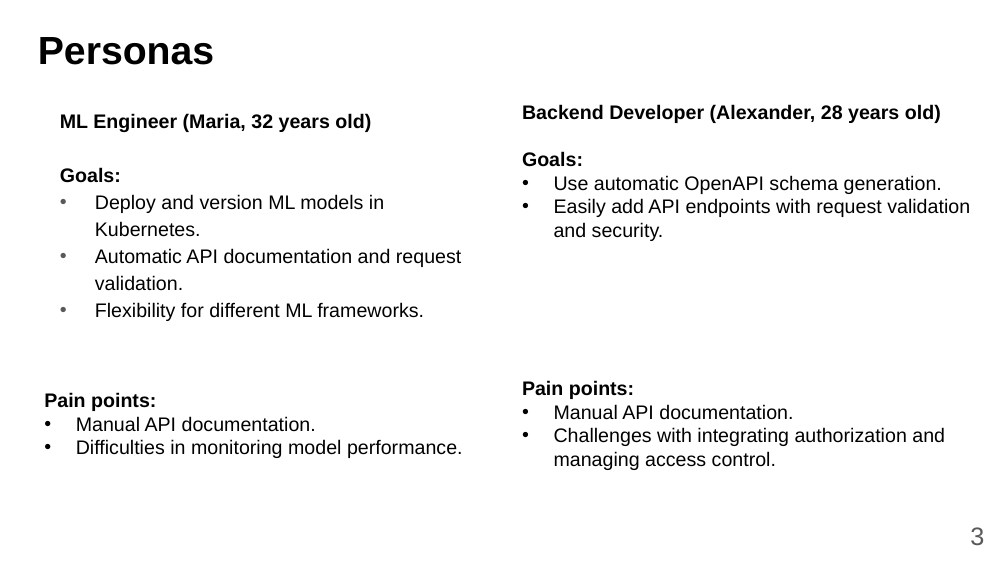
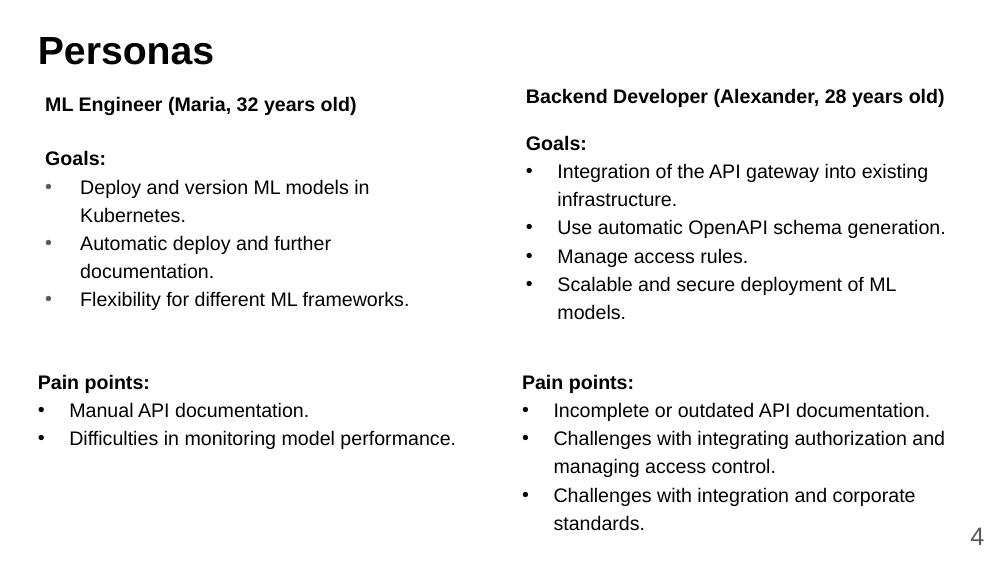
Before and after one commit to fanglores/Advanced-Software-Design, a slide deck: slide 4 of PracticeTasks/Final_Task/K8C_FinalTask1_(Task8).pptx (slide 3 before the commit). Drawn at 1008x567 pixels with LibreOffice and Linux fonts; fonts in the diff are those of the drawing. Boxes give left, top, right and bottom in pixels: in the first picture for what was removed or moved away, otherwise in the second. Text is boxed around its words. In the diff, an @@ line names an element or a change of style, - is before the commit and + after.

```diff
--- a/PracticeTasks/Final_Task/K8C_FinalTask1_(Task8).pptx
+++ b/PracticeTasks/Final_Task/K8C_FinalTask1_(Task8).pptx
@@ text "ML Engineer (Maria, 32 years ...": place and size @@
-text "ML Engineer (Maria, 32 years ..." at <box>60,113,461,321</box>
+text "ML Engineer (Maria, 32 years ..." at <box>45,96,410,310</box>
@@ text "Backend Developer (Alexander, 28 years ...": place and size @@
-text "Backend Developer (Alexander, 28 years ..." at <box>522,104,970,241</box>
+text "Backend Developer (Alexander, 28 years ..." at <box>526,88,946,295</box>
@@ text at <box>80,179,410,310</box>: line spacing 1.15 to 1.2 @@
@@ text at <box>557,163,929,207</box>: paragraph added @@
+• Integration of the API gateway into existing infrastructure.
@@ text at <box>80,235,331,279</box>: text changed @@
-• Automatic API documentation and request validation.
+• Automatic deploy and further documentation.
@@ text at <box>557,219,946,238</box>: line spacing 1 to 1.2 @@
@@ text at <box>557,248,896,295</box>: text changed @@
-• Easily add API endpoints with request validation and security.
+• Manage access rules.
+• Scalable and secure deployment of ML models.
@@ text "Pain points:": place and size @@
-text "Pain points:" at <box>44,392,463,458</box>
+text "Pain points:" at <box>38,374,456,449</box>
@@ text at <box>69,402,456,449</box>: line spacing 1 to 1.2 @@
@@ text at <box>554,402,930,421</box>: text changed @@
-• Manual API documentation.
+• Incomplete or outdated API documentation.
@@ text at <box>554,430,945,477</box>: line spacing 1 to 1.2 @@
@@ text at <box>554,487,916,531</box>: paragraph added @@
+• Challenges with integration and corporate standards.
@@ page number at <box>970,527,984,545</box>: text changed @@
-3
+4
```
Also in this commit, not shown: 4 other slides changed, 1 slide removed, 1 other file.
